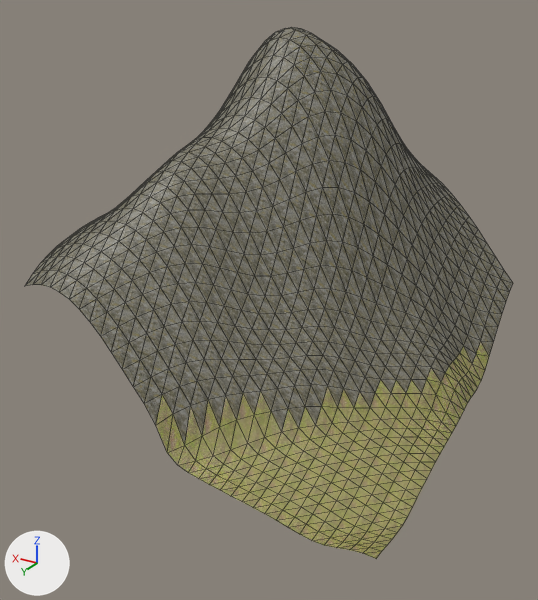
One commit to the glTF model assets/levels/overworld/chunk_0_1.glb: the scene before it, then after it.
Before and after are seen from a 50 mm lens placed at (-60.8, 108.8, 75.9), pointed at (1.2, 5.5, 24.3). Lighting does not change. The marker at lower left points along +X, +Y and +Z. The first picture is the older version. Mesh edges are drawn as thin lines. Vertices at exactly the same position are counted once.

Script lines for the objects in view, before the commit:
```python
me_chunk_0_1 = bpy.data.meshes.new('chunk_0_1')
me_chunk_0_1.from_pydata(...)  # 1089 vertices, 2048 faces; spans x -32.0..32.0, y -32.0..32.0, z 1.1..68.4
# faces by material slot: [378, 1670]
me_chunk_0_1.materials.append(mat_grass)  # picture img_grass
me_chunk_0_1.materials.append(mat_cliff)  # picture img_cliff_stone
ob_chunk_0_1_col = bpy.data.objects.new('chunk_0_1-col', me_chunk_0_1)
ob_chunk_0_1_col.location = (0.0, 0.0, 0.0)
```
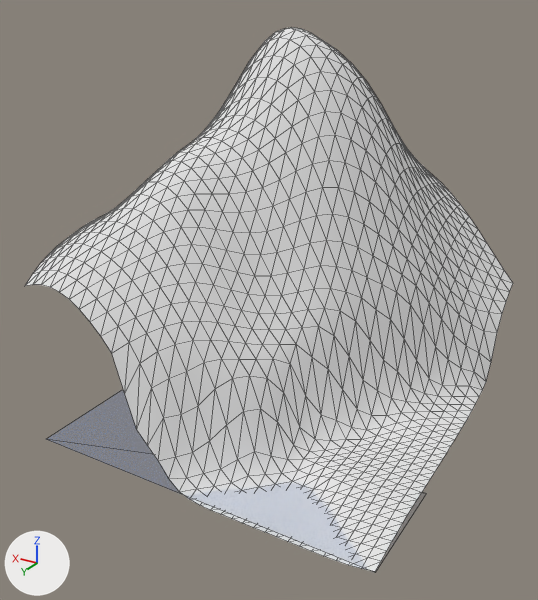
Boxes [x1, y1, x2, y2] around the edits, measured in the pictures (538 x 600 px; the box of a moved part takes in the faces that stretch with it):
'chunk_0_1-col', reshaped
    before: [25, 27, 513, 558]
    after: [25, 27, 513, 571]
'Plane-water', added
    after: [46, 390, 426, 573]
part 1 of me_chunk_0_1, moved or reshaped
    before: [101, 265, 502, 558]
    after: [101, 265, 502, 571]
part 2 of me_chunk_0_1, recoloured
    before: [156, 341, 489, 514]
    after: [158, 355, 486, 532]
part 3 of me_chunk_0_1, recoloured (grey to white)
    before: [25, 27, 513, 444]
    after: [25, 27, 513, 478]

The change, as a list of edits to the scene's bpy script:
```text
Add mat_terrain:
    mat_terrain = principled_material('terrain')
    mat_terrain.base_color = (0.8, 0.8, 0.8)  # white #e7e7e7
    mat_terrain.roughness = 1.0
Add mat_water:
    mat_water = principled_material('water')
    mat_water.base_color = (0.0, 0.255, 0.8)  # blue #008ae7
    mat_water.alpha = 0.15
Change me_chunk_0_1:
    used by ob_chunk_0_1_col; location = (0.0, 0.0, 0.0)
    remove me_chunk_0_1.from_pydata(...)  # 1089 vertices, 2048 faces; spans x -32.0..32.0, y -32.0..32.0, z 1.1..68.4
    add me_chunk_0_1.from_pydata(...)  # 1089 vertices, 2048 faces; spans x -32.0..32.0, y -32.0..32.0, z -0.8..68.4
    me_chunk_0_1 part 1: 268 vertices moved from x -32.0..14.0, y -24.0..32.0, z 1.1..25.9 to x -32.0..14.0, y -24.0..32.0, z -0.8..25.8; 46 vertices removed from x -32.0..-16.0, y 12.0..32.0, z 1.1..3.2; 46 vertices added at x -32.0..-16.0, y 12.0..32.0, z -0.8..1.8
    me_chunk_0_1 part 2: 293 faces spanning x -32.0..6.0, y -20.0..32.0, z -0.8..12.0 switch from mat_grass (picture img_grass) to mat_terrain (white #e7e7e7)
    me_chunk_0_1 part 3: 1670 faces spanning x -32.0..32.0, y -32.0..32.0, z 0.9..68.4 switch from mat_cliff (picture img_cliff_stone) to mat_terrain (white #e7e7e7)
    other edits to the shape of me_chunk_0_1 do not show in these pictures
Add me_plane_water:
    me_plane_water.from_pydata([(-32.0, 11.6, 0.0), (32.0, 11.6, 0.0), (-32.0, 32.0, 0.0), (32.0, 32.0, 0.0)], [], [(0, 1, 3), (0, 3, 2)])
    me_plane_water.materials.append(mat_water)  # blue #008ae7
Add ob_plane_water:
    ob_plane_water = bpy.data.objects.new('Plane-water', me_plane_water)
    ob_plane_water.location = (0.0, 0.0, 0.0)
```
